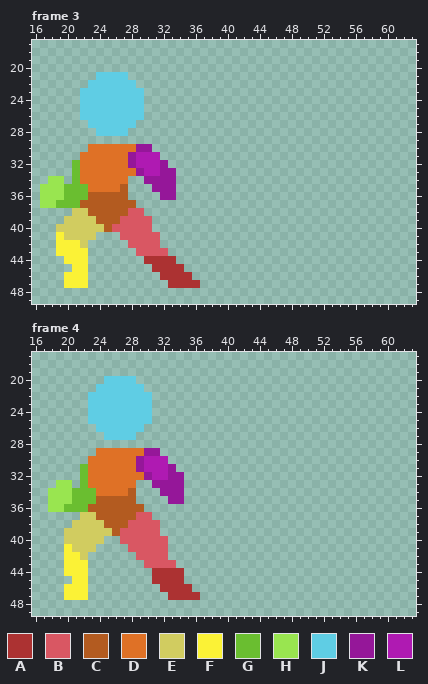
Edited in one commit: pixel-art file (Assets/Art/Pixel Art Character Asset Packs 1-4 (final)/Asset Packs 1-4 (final)/Asset Pack-V3/Player Punch/Player Punch 64x64.aseprite). Above: the version before the commit.
64x64 pixels, 8 frames. Shown: frame 3: x 16..63, y 17..49; frame 4: x 16..63, y 17..49. The commit also changed other frames, which this record leaves out.
Visible layers, top first: "Head", "Front Arm", "Front Leg", "Torso", "Back Leg", "Back Arm".
Palette (. is transparent): A #ac3232  B #d95763  C #b35b20  D #df7126  E #d1cc60  F #fbf236  G #6abe30  H #99e550  J #5fcde4  K #951799  L #af1ab2
Pixels before, frame 3, first column x 17:
21 .......JJJJ.........
22 ......JJJJJJ........
23 .....JJJJJJJJ.......
24 .....JJJJJJJJ.......
25 .....JJJJJJJJ.......
26 .....JJJJJJJJ.......
27 ......JJJJJJ........
28 .......JJJJ.........
29 ....................
30 ......DDDDDDKK......
31 .....DDDDDDKLLL.....
32 ....GDDDDDDKLLLK....
33 ....GDDDDDDDKLLKK...
34 .HH.GDDDDDD..KKKK...
35 HHHGGGDDDDC...KKK...
36 HHHGGGCCCCC....KK...
37 HHGGGCCCCCCC........
38 ....EECCCCCBB.......
39 ...EEEECCCBBBB......
40 ..EEEEEECBBBBB......
41 ..FEEEE...BBBBB.....
42 ..FFFE.....BBBB.....
43 ..FFFF......BBBB....
44 ...FFF.......AAAA...
45 ....FF........AAAA..
46 ...FFF.........AAAA.
47 ...FFF..........AAAA
Pixels before, frame 4, first column x 18:
20 .......JJJJ........
21 ......JJJJJJ.......
22 .....JJJJJJJJ......
23 .....JJJJJJJJ......
24 .....JJJJJJJJ......
25 .....JJJJJJJJ......
26 ......JJJJJJ.......
27 .......JJJJ........
28 ...................
29 ......DDDDDDKK.....
30 .....DDDDDDKLLL....
31 ....GDDDDDDKLLLK...
32 ....GDDDDDDDKLLKK..
33 .HH.GDDDDDD..KKKK..
34 HHHGGGDDDDC...KKK..
35 HHHGGGCCCCC....KK..
36 HHGGGCCCCCCC.......
37 ....EECCCCCBB......
38 ...EEEECCCBBBB.....
39 ..EEEEEECBBBBB.....
40 ..EEEEE..BBBBBB....
41 ..FEEE....BBBBB....
42 ..FFE......BBBB....
43 ..FFF.......BBBB...
44 ..FFF........AAAA..
45 ...FF........AAAA..
46 ..FFF.........AAAA.
47 ..FFF..........AAAA
Now the later version:
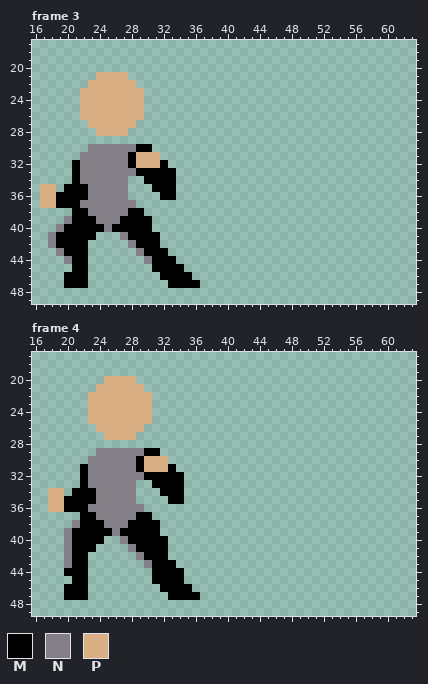
Colours new in this view: M #000000  N #847e87  P #d9af83
Change:
Changed rows in their new state; - is an unchanged pixel.
Frame 3:
first column x 17:
21 -------PPPP---------
22 ------PPPPPP--------
23 -----PPPPPPPP-------
24 -----PPPPPPPP-------
25 -----PPPPPPPP-------
26 -----PPPPPPPP-------
27 ------PPPPPP--------
28 -------PPPP---------
30 ------NNNNNNMM------
31 -----NNNNNNMPPP-----
32 ----MNNNNNNMPPPM----
33 ----MNNNNNNNMMMMM---
34 -..-MNNNNNN--MMMM---
35 PP.MMMNNNNN---MMM---
36 PPMMMMNNNNN----MM---
37 PPMMMNNNNNNN--------
38 ----MMNNNNNMM-------
39 ---NMMMNNNMMMM------
40 --NMMMMMNMMMMM------
41 -NMMMMM---NMMMM-----
42 -NMMMM-----NMMM-----
43 --NMMM------NMMM----
44 ---NMM-------NMMM---
45 ----MM--------MMMM--
46 ---MMM---------MMMM-
47 ---MMM----------MMMM
Frame 4:
first column x 18:
20 -------PPPP--------
21 ------PPPPPP-------
22 -----PPPPPPPP------
23 -----PPPPPPPP------
24 -----PPPPPPPP------
25 -----PPPPPPPP------
26 ------PPPPPP-------
27 -------PPPP--------
29 ------NNNNNNMM-----
30 -----NNNNNNMPPP----
31 ----MNNNNNNMPPPM---
32 ----MNNNNNNNMMMMM--
33 -..-MNNNNNN--MMMM--
34 PP.MMMNNNNN---MMM--
35 PPMMMMNNNNN----MM--
36 PPMMMNNNNNNN-------
37 ----MMNNNNNMM------
38 ---NMMMNNNMMMM-----
39 --NMMMMMNMMMMM-----
40 --NMMMM--NMMMMM----
41 --NMMM----NMMMM----
42 --NMM------NMMM----
43 --NMM-------NMMM---
44 --MMM--------MMMM--
45 ---MM--------MMMM--
46 --MMM---------MMMM-
47 --MMM----------MMMM
Changed places in both pictures, as pixel boxes (x1, y1, x2, y2):
changed: (40, 72, 200, 288)
changed: (48, 376, 200, 600)
